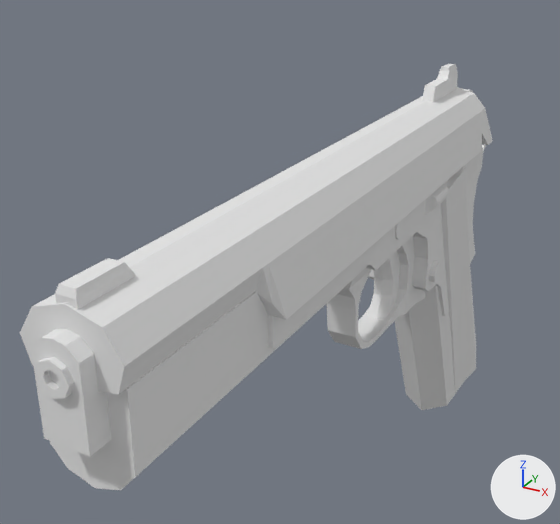
Before and after pictures for a commit that changed the OBJ model car/Assets/Models/gun.obj.
The view is the same before and after, from a 50 mm lens placed at (2.32, -5.92, 5.77), pointed at (-0.76, -0.33, 2.97). Lighting does not change. The marker at lower right points along +X, +Y and +Z. Where no turn or scale is listed for an object, it has been applied to the vertices.

Names of what the first picture shows: 'gun'.
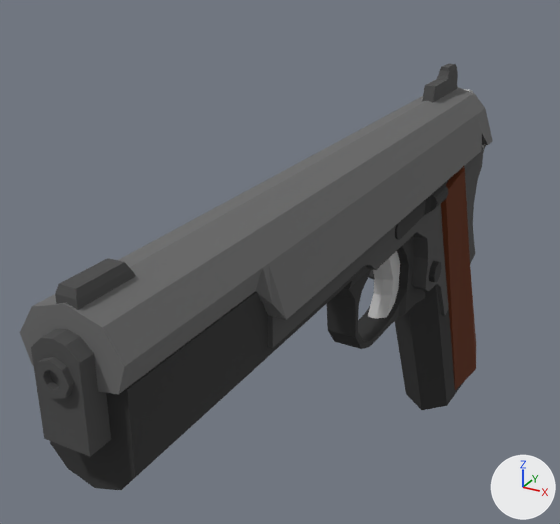
What changed in the scene script:
```text
Change mat_lambert2sg:
    mat_lambert2sg.base_color: (0.8, 0.8, 0.8) -> (0.03, 0.03, 0.03)  # white #e7e7e7 -> black #303030
Change mat_lambert3sg:
    mat_lambert3sg.base_color: (0.8, 0.8, 0.8) -> (0.11, 0.02, 0.0)  # white #e7e7e7 -> brown #5d2700
Change mat_lambert4sg:
    mat_lambert4sg.base_color: (0.8, 0.8, 0.8) -> (0.07, 0.07, 0.07)  # white #e7e7e7 -> dark grey #4b4b4b
Change mat_lambert5sg:
    mat_lambert5sg.base_color: (0.8, 0.8, 0.8) -> (0.15, 0.15, 0.15)  # white #e7e7e7 -> dark grey #6c6c6c
Change mat_initialshadinggroup:
    mat_initialshadinggroup.base_color: (0.8, 0.8, 0.8) -> (0.5, 0.5, 0.5)  # white #e7e7e7 -> grey #bcbcbc
```

Pixel boxes (x1, y1, x2, y2) of what changed, in the pictures (560 x 524 px):
'gun', recoloured
    both: (20, 63, 493, 490)
